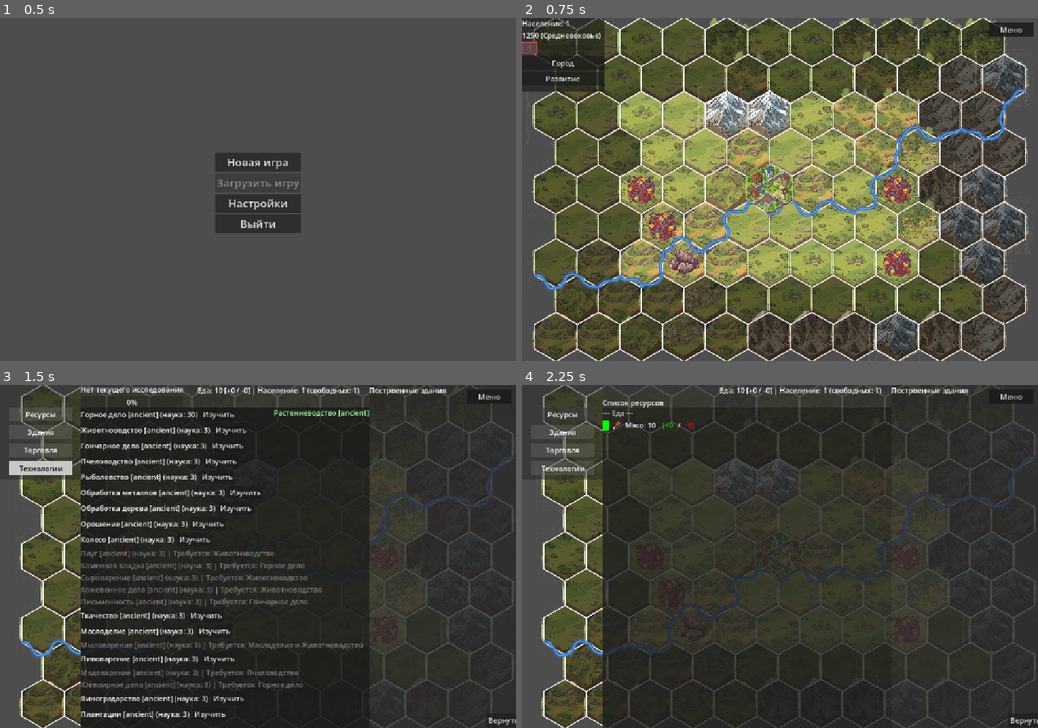
Above: before the commit, frames 1-4 (two rows, left to right).
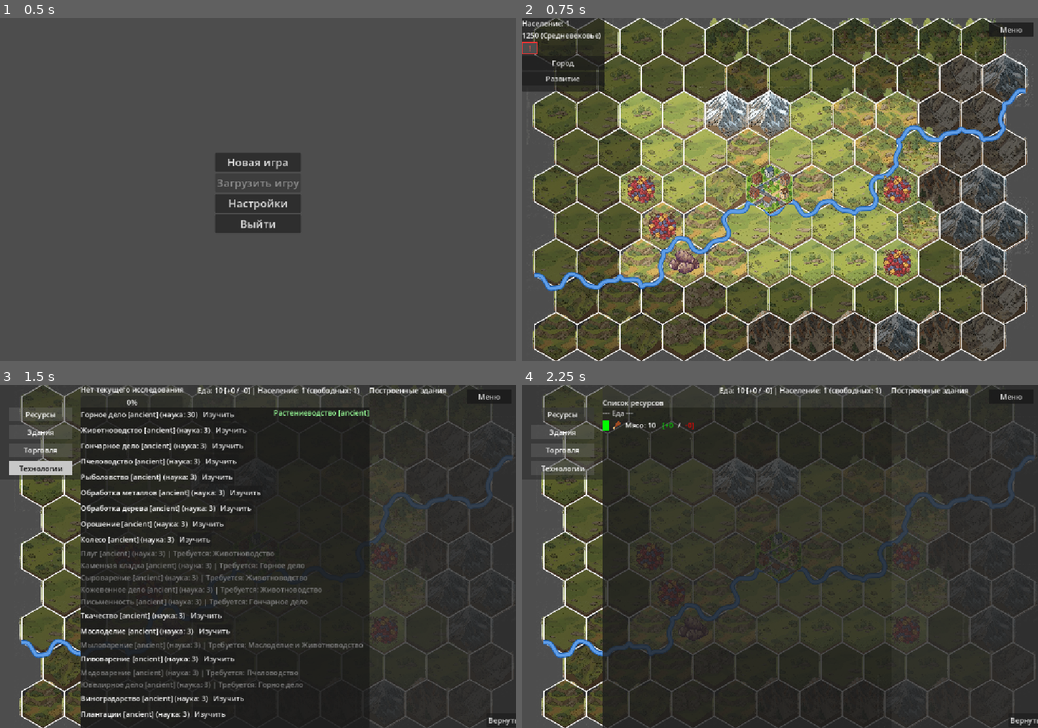
Above: after the commit, the same moments.

Repository: Night-Pryanik/The-City
Game: Godot game, scene res://scenes/main_menu.tscn
Two runs of this game, one before a commit and one after it. Both use one fixed random seed, a clock stepped at 60 frames per second and the inputs below.
Inputs:
- Up to frame 1 (0.5 s): no input
- Up to frame 2 (0.75 s): click "Новая игра" at 0.5 s
- Up to frame 3 (1.5 s): click "!" at 1.25 s
- Up to frame 4 (2.25 s): click "Ресурсы" at 2 s

Frame 1 is identical in both runs. In frame 2, 1.5% of the frame differs, in the area x 2-98%, y 20-80%; in frame 3, 0.2%; in frame 4, 0.2%.

Commit message:
Update river_manager.gd

Diff:
--- a/scripts/river_manager.gd
+++ b/scripts/river_manager.gd
@@ -16,11 +16,11 @@
 const NUM_RIVERS_MAX := 2 # Максимальное количество рек
 
 const RIVER_COLOR := Color(26.0 / 255.0, 95.0 / 255.0, 180.0 / 255.0, 0.9) # Тёмно-синее тело реки (#1a5fb4)
-const RIVER_WIDTH := 6.0 # Толщина тела реки
+const RIVER_WIDTH := 10.0 # Толщина тела реки
 const RIVER_SHORE_COLOR := Color(98.0 / 255.0, 160.0 / 255.0, 234.0 / 255.0, 0.25) # Лёгкая подкраска берегов
 const RIVER_SHORE_WIDTH := 10.0 # Толщина береговой подложки
 const RIVER_HIGHLIGHT_COLOR := Color(98.0 / 255.0, 160.0 / 255.0, 234.0 / 255.0, 0.95) # Светло-голубой блик (#62a0ea)
-const RIVER_HIGHLIGHT_WIDTH := 3.0 # Толщина блика по воде
+const RIVER_HIGHLIGHT_WIDTH := 6.0 # Толщина блика по воде
 
 var rivers: Array = [] # Array of Array of Vector2 (world-координаты точек каждой реки)
 
